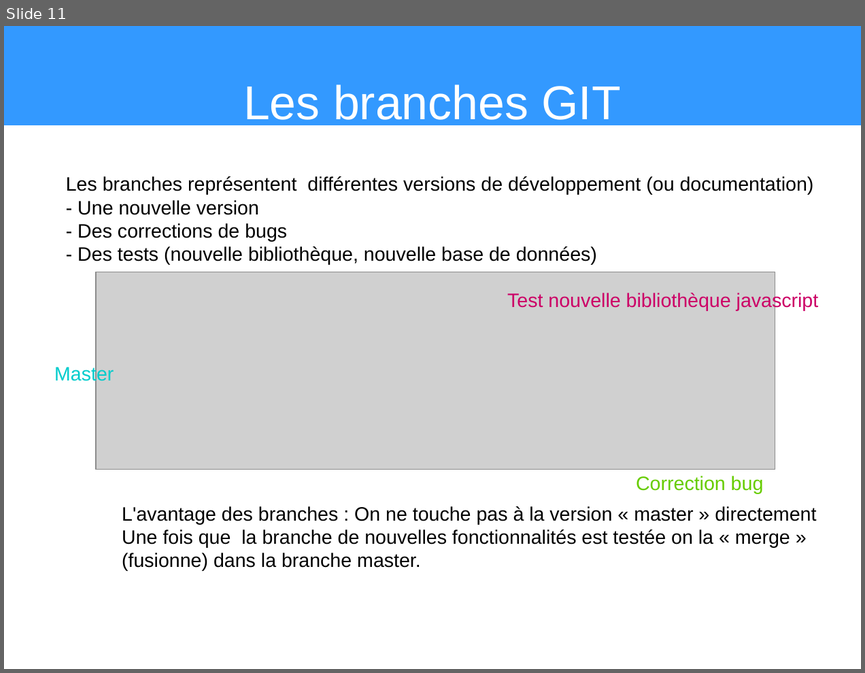
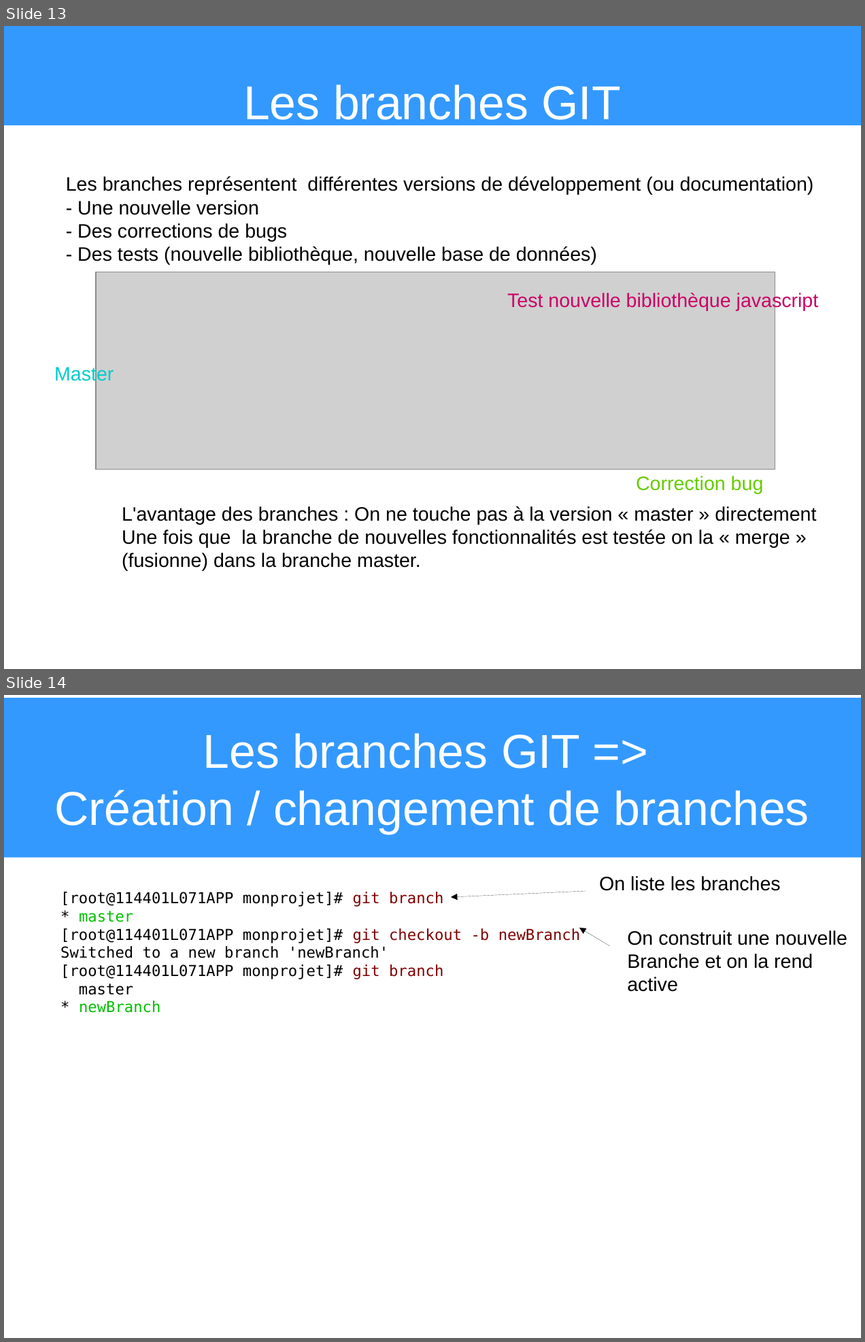
Before and after one commit to heylve/current, a slide deck: Presentations/git_explained.odp. Shown one above the other, each under a label of ours: slide 11 before the commit, slides 13 and 14 after it. The pictures are 865x673 and 865x1342 pixels, drawn with LibreOffice and Linux fonts; fonts in the diff are those of the drawing; grey boxes stand for pictures. Boxes give left, top, right and bottom in pixels: in the first picture for what was removed or moved away, otherwise in the second. Text is boxed around its words. In the diff, an @@ line names an element or a change of style, - is before the commit and + after.

```diff
--- a/Presentations/git_explained.odp
+++ b/Presentations/git_explained.odp
@@ slide 14 added at bbox=[4, 695, 861, 1338], background #FFFFFF @@
@@ title added at bbox=[4, 698, 861, 858], fill #3399FF, 44 pt, text #FFFFFF @@
+Les branches GIT =>
+Création / changement de branches
@@ text added at bbox=[599, 876, 780, 891], 18 pt, text #000000 @@
+On liste les branches
@@ text added at bbox=[60, 892, 580, 1013], 14 pt, text #000000 @@
+[root@114401L071APP monprojet]# git branch
+* master
+[root@114401L071APP monprojet]# git checkout -b newBranch
+Switched to a new branch 'newBranch'
+[root@114401L071APP monprojet]# git branch
+master
+* newBranch
@@ arrow added from (585, 891) to (451, 897), #000000 0 pt @@
@@ arrow added from (611, 946) to (579, 928), #000000 0 pt @@
@@ text added at bbox=[627, 930, 847, 991], 18 pt, text #000000 @@
+On construit une nouvelle
+Branche et on la rend
+active
@@ what was slide 11 is now slide 13 @@
```
Also in this commit, not shown: 7 slides changed, 1 other slide added.
